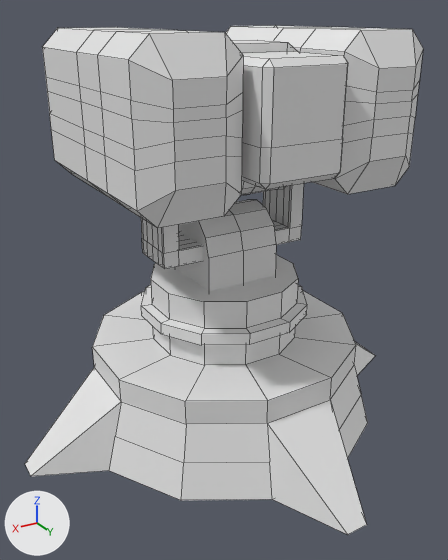
One commit to the FBX model Assets/Prefabs/Turret.fbx: the scene before it, then after it.
Camera for both pictures: a 50 mm lens placed at (0.958, 1.596, 1.271), pointed at (-0.006, -0.01, 0.468). Every picture has the same lights, and +X, +Y and +Z are marked at lower left. The first picture is the older version. Mesh edges are drawn as thin lines. Where no turn or scale is listed for an object, it has been applied to the vertices.
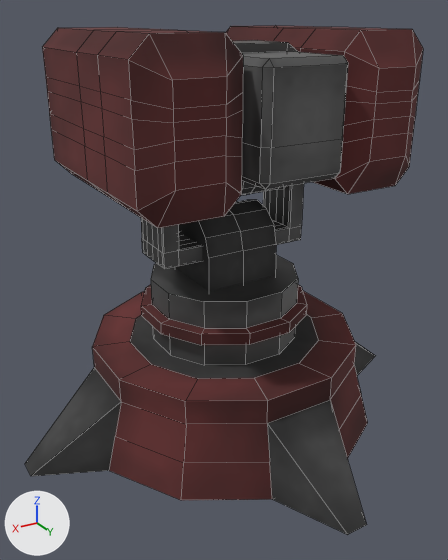
The newer file is also turned or shifted as a whole; pictures and numbers use the older file's frame.

Where the change shows, as pixel boxes (x1, y1, x2, y2) in the pictures (448 x 560 px; the box of a moved part takes in the faces that stretch with it):
'Cube.001', recoloured (white to black): (242, 51, 348, 189) in both
'Circle.003', recoloured (white to black): (141, 183, 304, 269) in both
'Circle.004', recoloured (white to black): (241, 180, 279, 195) in both
part 1 of me_circle_001, recoloured (white to brown): (141, 285, 307, 345) in both
part 2 of me_circle_001, recoloured (white to black): (151, 255, 298, 365) in both
part 3 of me_circle_001, recoloured (white to grey): (279, 279, 298, 354) in both
part 4 of me_cube_006, recoloured (white to brown): (42, 25, 423, 228) in both
part 5 of me_cube_006, recoloured (white to black): (232, 40, 298, 53) in both
part 6 of me_circle_003, recoloured (white to black): (175, 200, 276, 291) in both
part 7 of me_circle, moved or reshaped: (92, 291, 356, 401) in both
part 8 of me_circle, recoloured (white to brown): (92, 291, 368, 500) in both
part 9 of me_circle, recoloured (white to black): before (25, 342, 375, 535); after (25, 315, 375, 535)

Edits to the bpy script that builds the scene:
```text
Add mat_turretredpaint:
    mat_turretredpaint = principled_material('TurretRedPaint')
    mat_turretredpaint.texture = img_red_paint_png
    mat_turretredpaint.roughness = 1.0
Change me_circle_003:
    remove me_circle_003.from_pydata(...)  # 27 vertices, 18 faces; spans x -0.121..0.121, y -0.114..0.114, z 0.495..0.725
    add me_circle_003.from_pydata(...)  # 27 vertices, 20 faces; spans x -0.121..0.121, y -0.114..0.114, z 0.495..0.725
    me_circle_003 part 6: 18 faces spanning x -0.121..0.121, y -0.114..0.114, z 0.495..0.725 switch from no material to mat_turretdarkmetal (picture img_dark_metal_png)
    edits to the shape of me_circle_003 do not show in these pictures
Change me_circle_007:
    where me_circle_007.from_pydata(...)  # 112 vertices, 102 faces; spans x -0.174..0.174, y -0.22..0.142, z -0.076..0.099
    add me_circle_007.materials.append(mat_turretdarkmetal)  # picture img_dark_metal_png
Change me_cube_003:
    where me_cube_003.from_pydata(...)  # 38 vertices, 40 faces; spans x -0.127..0.127, y 0.159..0.396, z -0.15..0.15
    add me_cube_003.materials.append(mat_turretlightmetal)  # picture img_light_metal_png
Change me_cube_006:
    remove me_cube_006.from_pydata(...)  # 188 vertices, 190 faces; spans x -0.43..0.43, y -0.212..0.587, z 0.939..1.361
    add me_cube_006.from_pydata(...)  # 186 vertices, 190 faces; spans x -0.43..0.43, y -0.212..0.587, z 0.939..1.361
    me_cube_006 part 4: 174 faces spanning x -0.43..0.43, y -0.212..0.587, z 0.939..1.361 switch from no material to mat_turretredpaint (picture img_red_paint_png)
    me_cube_006 part 5: 12 faces spanning x -0.149..0.149, y 0.211..0.358, z 1.26..1.329 switch from no material to mat_turretmetal (picture img_metal_png)
    edits to the shape of me_cube_006 do not show in these pictures
Change me_circle_001:
    where me_circle_001.from_pydata(...)  # 72 vertices, 62 faces; spans x -0.265..0.265, y -0.265..0.265, z 0.292..0.504
    me_circle_001 part 1: all 36 faces centred in x -0.265..0.265, y -0.265..0.265, z 0.38..0.417 switch from no material to mat_turretredpaint (picture img_red_paint_png)
    me_circle_001 part 2: 10 of the faces centred in x 0.0..0.232, y 0.0..0.232, z 0.292..0.504 switch from no material to mat_turretmetal (picture img_metal_png)
    me_circle_001 part 3: 6 of the faces centred in x -0.232..-0.116, y 0.0..0.201, z 0.336..0.461 switch from no material to mat_turretmetal (picture img_metal_png)
Change me_circle_004:
    where me_circle_004.from_pydata(...)  # 192 vertices, 182 faces; spans x -0.247..0.247, y -0.077..0.077, z -0.235..0.077
    add me_circle_004.materials.append(mat_turretmetal)  # picture img_metal_png
Change me_circle:
    verts and faces of me_circle; kept vertices keep their numbers, new ones are numbered from 68
    remove me_circle.from_pydata(...)  # 68 vertices, 59 faces; spans x -0.693..0.693, y -0.693..0.693, z 0.0..0.292
    add me_circle.from_pydata(...)  # 68 vertices, 58 faces; spans x -0.693..0.693, y -0.693..0.693, z 0.0..0.292
    me_circle part 7
    add verts[44] = (-0.082, 0.307, 0.292)  # moved, pixel (299, 363)
    add verts[45] = (0.082, 0.307, 0.292)  # moved, pixel (254, 378)
    add verts[46] = (-0.225, 0.225, 0.292)  # moved, pixel (318, 340)
    add verts[47] = (-0.307, 0.082, 0.292)  # moved, pixel (311, 317)
    add verts[48] = (-0.307, -0.082, 0.292)  # moved
    add verts[49] = (-0.225, -0.225, 0.292)  # moved
    add verts[50] = (-0.082, -0.307, 0.292)  # moved
    add verts[51] = (0.082, -0.307, 0.292)  # moved
    add verts[52] = (0.225, -0.225, 0.292)  # moved, pixel (135, 318)
    add verts[53] = (0.307, -0.082, 0.292)  # moved, pixel (129, 341)
    add verts[54] = (0.307, 0.082, 0.292)  # moved, pixel (151, 364)
    add verts[55] = (0.225, 0.225, 0.292)  # moved, pixel (197, 378)
    me_circle part 8: 45 faces spanning x -0.693..0.693, y -0.693..0.693, z 0.0..0.292 switch from no material to mat_turretredpaint (picture img_red_paint_png)
    me_circle part 9: 12 faces spanning x -0.693..0.693, y -0.693..0.693, z 0.0..0.292 switch from no material to mat_turretdarkmetal (picture img_dark_metal_png)
    other edits to the shape of me_circle do not show in these pictures
```
